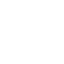
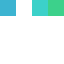
Layered file, before and after one edit (64px x 64px). Changes by layer:
added layer "Eingefügte Ebene" above "Ebene" over box(48, 0, 64, 16)
painted on "Ebene" over box(0, 0, 48, 16)
